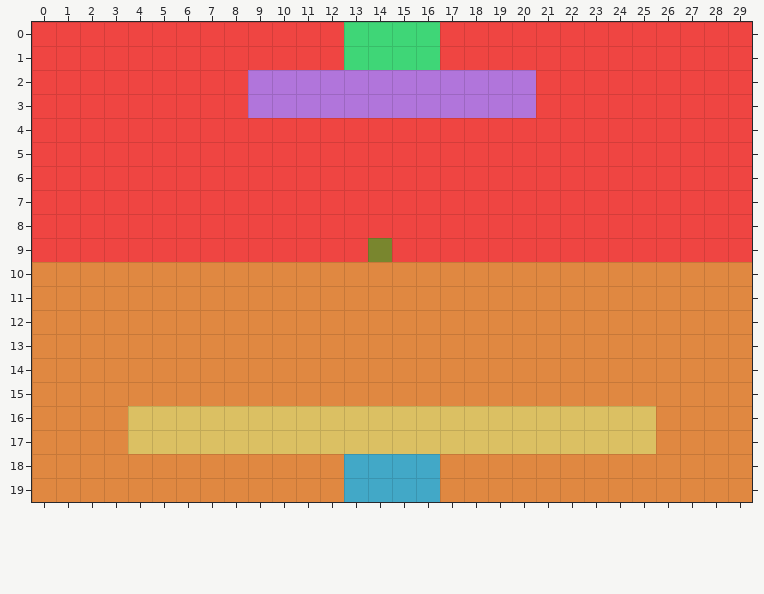
An edit to a level. Tiled map, Levels/level6.tmx. The first picture shows the starting point.
Cells are 32x32 px. Shown: x 0..29, y 0..19.
And afterwards:
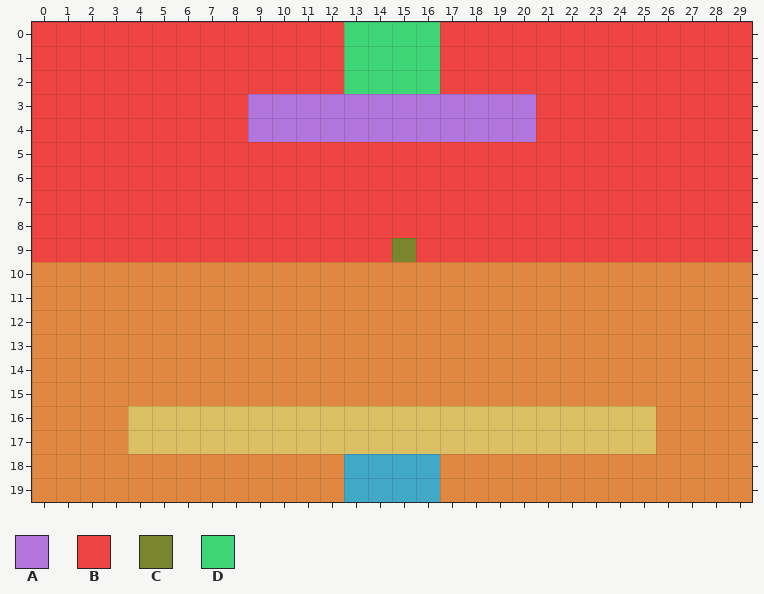
Key: from "tilemap": A 2, B 3, C 6, D 7.
_ is an empty cell, . an unchanged one.
Change:
--- layer "Kachelebene 1"
@@ x 9..20 @@
- 2 AAAAAAAAAAAA
+ 2 BBBBDDDDBBBB
@@ x 9..20 @@
- 4 BBBBBBBBBBBB
+ 4 AAAAAAAAAAAA
@@ x 14..15 @@
- 9 CB
+ 9 BC
